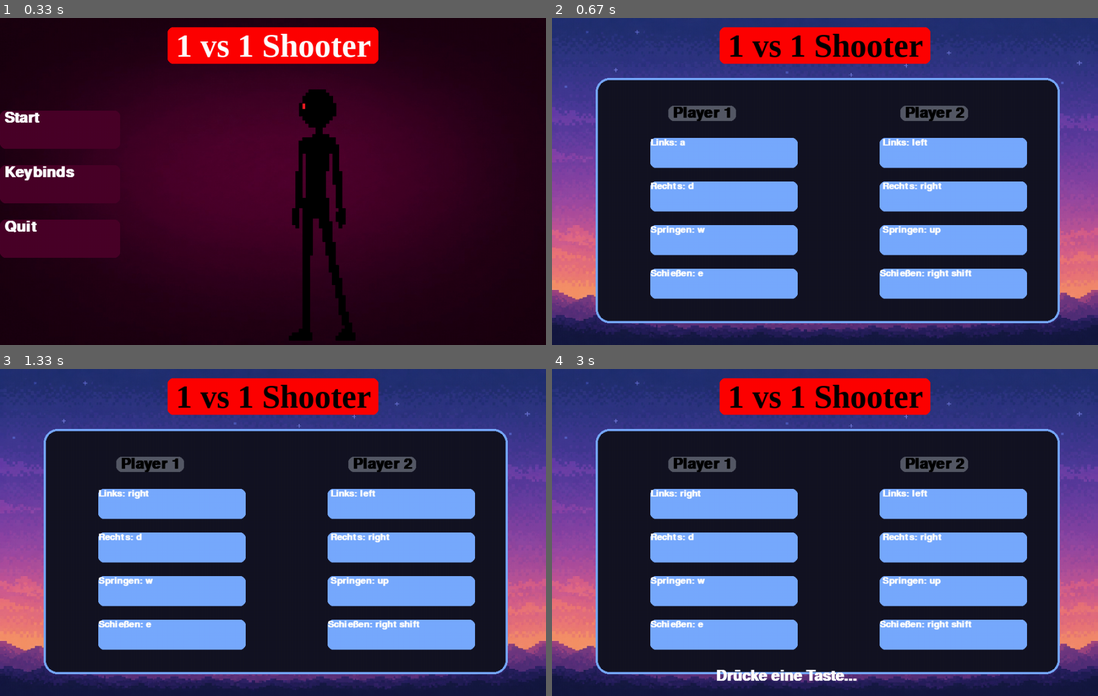
Above: before the commit, frames 1-4 (two rows, left to right).
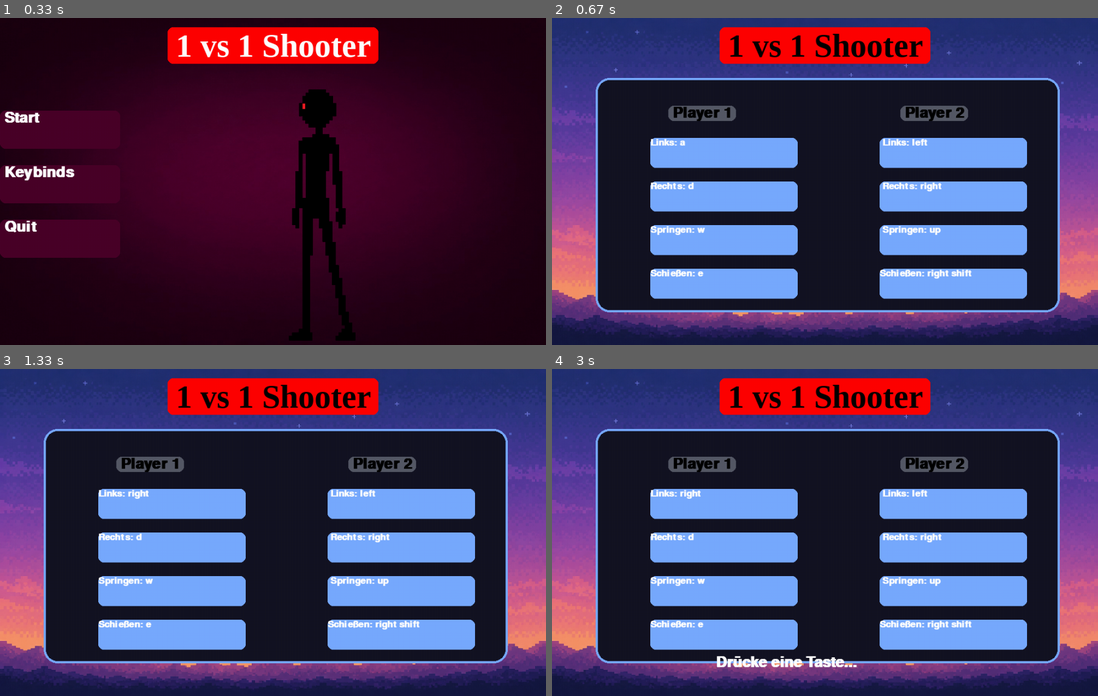
Above: after the commit, the same moments.

Repository: 25-26-1AHIF/pygameproject-1v1_shooter
Game: pygame game, started from main.py
The game is run twice, just before and just after one commit, with the same random seed, the same clock (stepped at 60 frames per second) and the same inputs.
Inputs (mouse positions are in pixels of both pictures, inside the frame that each line leads up to):
- Up to frame 1 (0.33 s): no input
- Up to frame 2 (0.67 s): click "Keybinds" at 0.38 s
- Up to frame 3 (1.33 s): click "Links: a" at 0.72 s; hold Right from 1 s (still down)
- Up to frame 4 (3 s): release Right at 1.47 s; click "Springen: up" at 1.55 s; hold Up 1.83-2.13 s; tap Space at 1.9 s; click (693, 535) at 2.72 s

Frame 1 is identical in both runs. In frame 2, 3.5% of the frame differs, in the area x 8-93%, y 86-94%; in frame 3, 3.5%; in frame 4, 4.0%, in the area x 8-93%, y 86-96%.

Commit message:
Keybinds verbessert

Diff:
--- a/main.py
+++ b/main.py
@@ -263,7 +263,7 @@
 
         screen.blit(settings_bild, (0, 0))
 
-        rect = pygame.Rect(80, 110, 850, 450) #Ki chatgpt #wie lasse ich diese seite besser aussehen? (screenshot) Kein code kopiert
+        rect = pygame.Rect(80, 110, 850, 430) #Ki chatgpt #wie lasse ich diese seite besser aussehen? (screenshot) Kein code kopiert
 
         pygame.draw.rect(screen, gv.grau_farbe, rect, border_radius=25)
         pygame.draw.rect(screen, gv.hellblau_farbe, rect, 4, border_radius=25)
@@ -295,7 +295,7 @@
 
         if key is not None:
             info_text = gv.FONT_MIDDLE.render("Drücke eine Taste...", True, "white")
-            screen.blit(info_text, (gv.SCREEN_WIDTH / 2 - 200, gv.SCREEN_HEIGHT-50))
+            screen.blit(info_text, (gv.SCREEN_WIDTH / 2 - 200, gv.SCREEN_HEIGHT-75))
 
         clock.tick(gv.FPS)
         pygame.display.flip()
